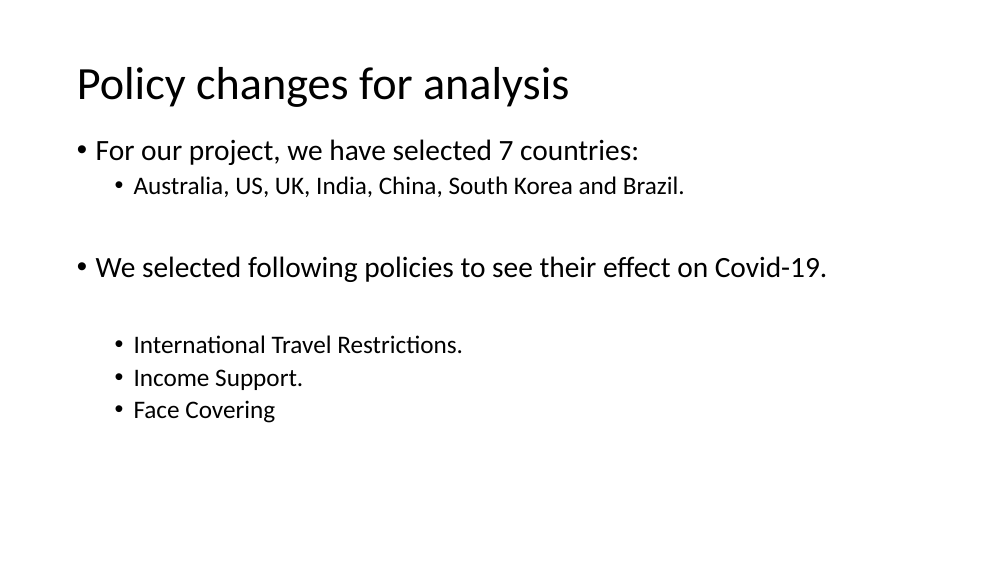
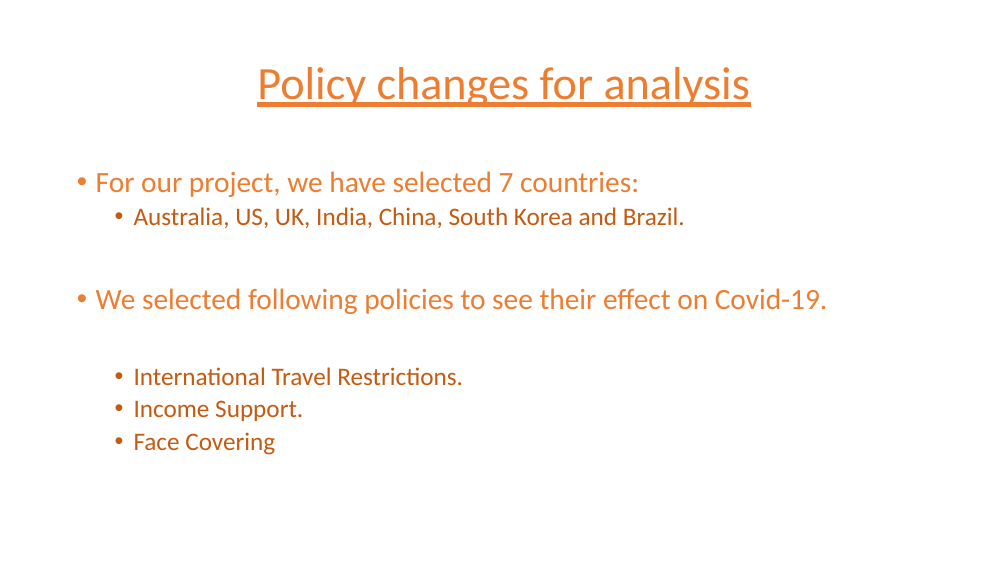
Before and after one commit to nithiyasuresh/Project-1-Covid-PolicyChangesAnalysis, a slide deck: slide 3 of Output/Policy_Changes.pptx. Drawn at 1008x567 pixels with LibreOffice and Linux fonts; fonts in the diff are those of the drawing. Boxes give left, top, right and bottom in pixels: in the first picture for what was removed or moved away, otherwise in the second. Text is boxed around its words. In the diff, an @@ line names an element or a change of style, - is before the commit and + after.

```diff
--- a/Output/Policy_Changes.pptx
+++ b/Output/Policy_Changes.pptx
@@ title "Policy changes for analysis" at [257,67,750,107]: text colour #000000 to #ED7D31, underline on; alignment left to centre @@
@@ text "For our project, we have ...": place and size @@
-text "For our project, we have ..." at [96,139,828,423]
+text "For our project, we have ..." at [96,171,828,455]
@@ text "For our project, we have ..." at [96,171,828,455]: text colour #000000 to #ED7D31 in "For our project, we have selected 7 ...", "We selected following policies to see their ..."; text colour #000000 to #C55A11 in "Australia, US, UK, India, China, South Korea ...", "International Travel Restrictions.", "Income Support.", "Face Covering" @@
```
Also in this commit, not shown: 9 other slides changed, 2 other files.
